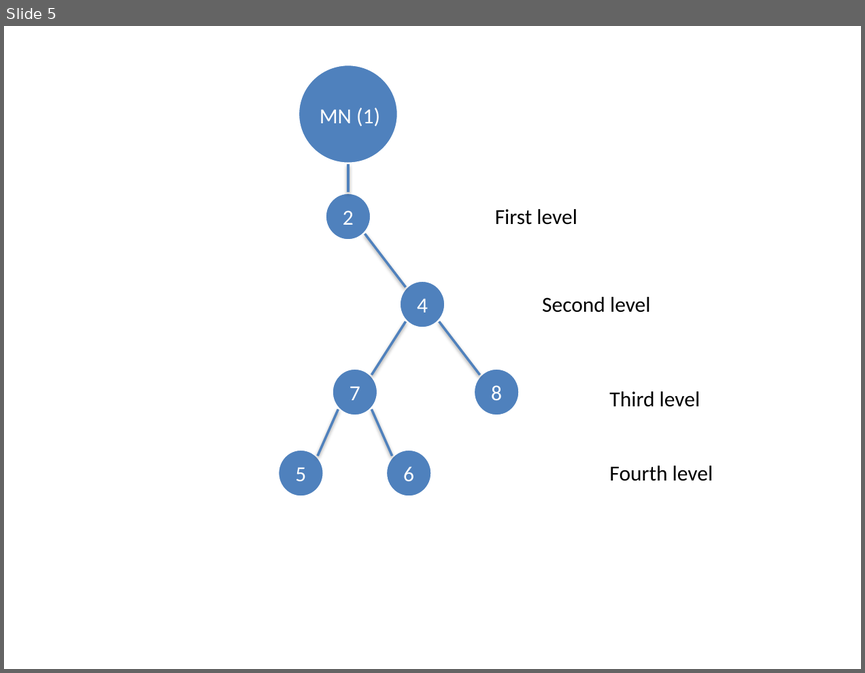
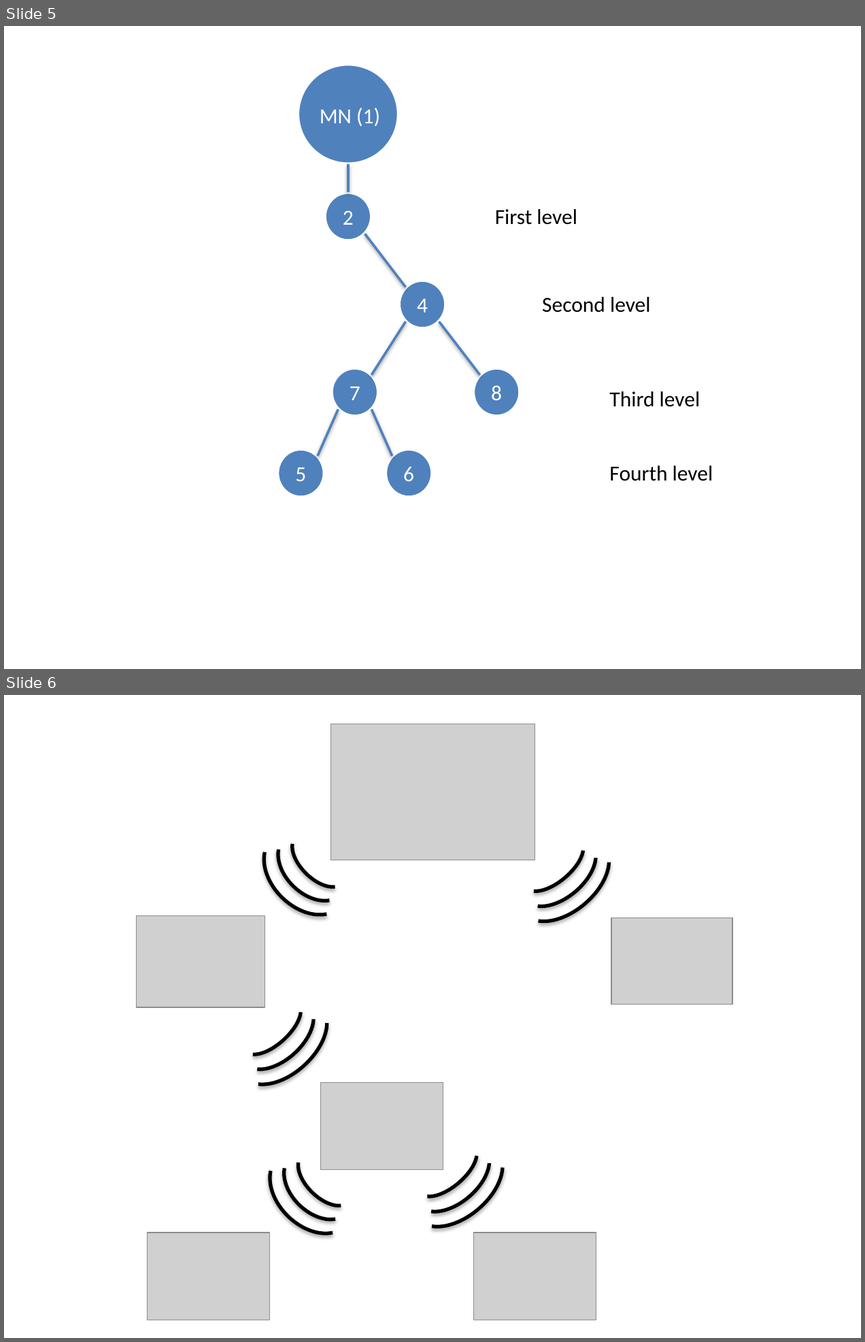
Before and after one commit to bjornops/sw513e15, a slide deck: Rapport/figures/Golf_course_1_representation.pptx. Shown one above the other, each under a label of ours: slide 5 before the commit, slides 5 and 6 after it. The pictures are 865x673 and 865x1342 pixels, drawn with LibreOffice and Linux fonts; fonts in the diff are those of the drawing; grey boxes stand for pictures. Boxes give left, top, right and bottom in pixels: in the first picture for what was removed or moved away, otherwise in the second. Text is boxed around its words. In the diff, an @@ line names an element or a change of style, - is before the commit and + after.

```diff
--- a/Rapport/figures/Golf_course_1_representation.pptx
+++ b/Rapport/figures/Golf_course_1_representation.pptx
@@ slide 6 added at (4, 695, 861, 1338), background #FFFFFF @@
@@ picture added at (330, 724, 534, 860) @@
@@ arc (boxed as its full ellipse) added at (248, 815, 364, 931), outline #000000 3 pt @@
@@ arc (boxed as its full ellipse) added at (264, 819, 360, 914), outline #000000 3 pt @@
@@ arc (boxed as its full ellipse) added at (283, 826, 354, 896), outline #000000 3 pt @@
@@ arc (boxed as its full ellipse) added at (505, 822, 625, 937), outline #000000 3 pt @@
@@ arc (boxed as its full ellipse) added at (511, 826, 608, 919), outline #000000 3 pt @@
@@ arc (boxed as its full ellipse) added at (517, 830, 592, 900), outline #000000 3 pt @@
@@ picture added at (136, 915, 264, 1007) @@
@@ picture added at (611, 918, 732, 1004) @@
@@ arc (boxed as its full ellipse) added at (224, 985, 342, 1100), outline #000000 3 pt @@
@@ arc (boxed as its full ellipse) added at (229, 988, 326, 1083), outline #000000 3 pt @@
@@ arc (boxed as its full ellipse) added at (235, 991, 309, 1063), outline #000000 3 pt @@
@@ picture added at (321, 1083, 443, 1170) @@
@@ arc (boxed as its full ellipse) added at (253, 1134, 369, 1250), outline #000000 3 pt @@
@@ arc (boxed as its full ellipse) added at (271, 1138, 365, 1233), outline #000000 3 pt @@
@@ arc (boxed as its full ellipse) added at (398, 1127, 517, 1242), outline #000000 3 pt @@
@@ arc (boxed as its full ellipse) added at (405, 1131, 502, 1224), outline #000000 3 pt @@
@@ arc (boxed as its full ellipse) added at (411, 1136, 485, 1206), outline #000000 3 pt @@
@@ arc (boxed as its full ellipse) added at (288, 1144, 360, 1215), outline #000000 3 pt @@
@@ picture added at (147, 1232, 270, 1320) @@
@@ picture added at (473, 1232, 596, 1320) @@
```
Also in this commit, not shown: 2 other files.
